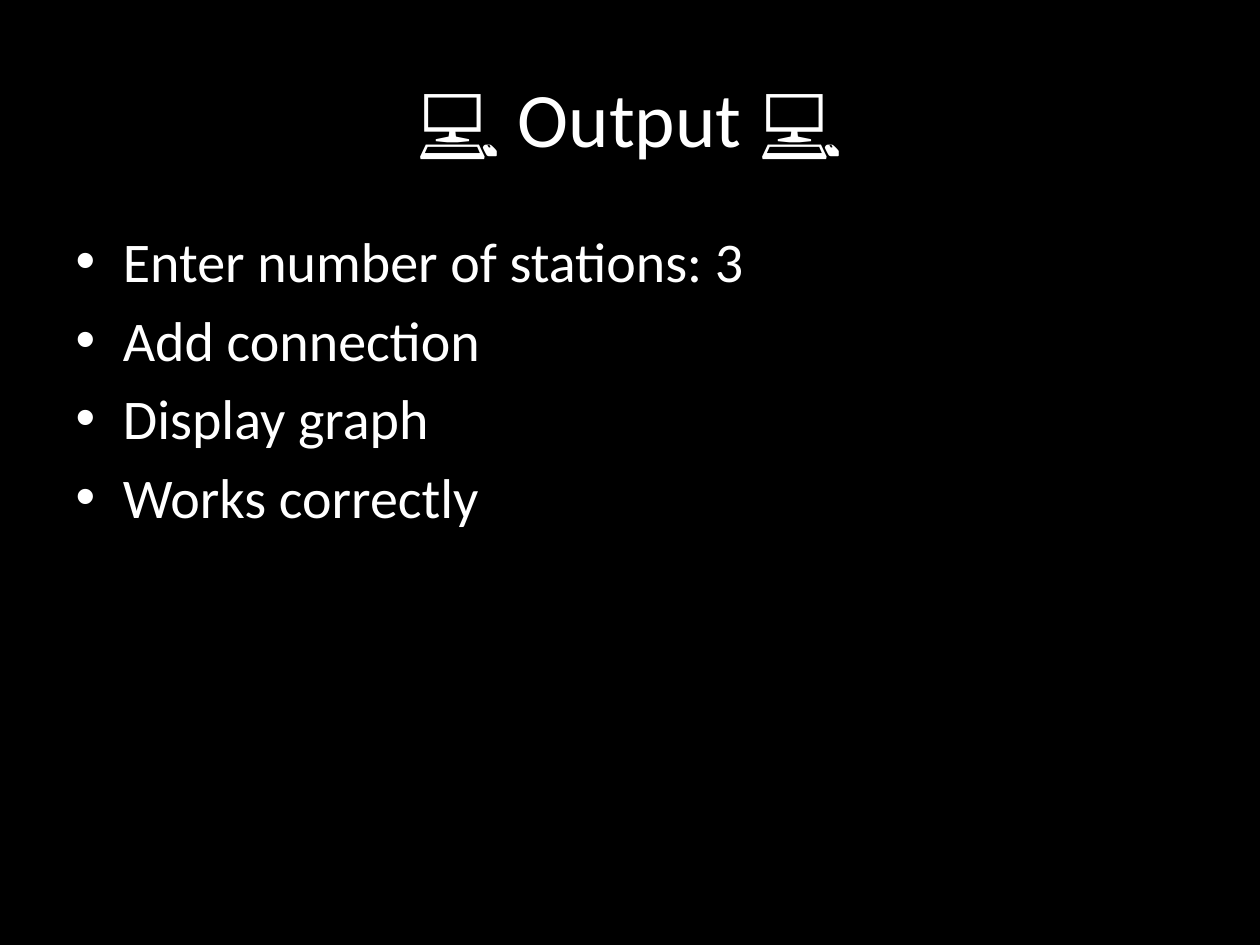
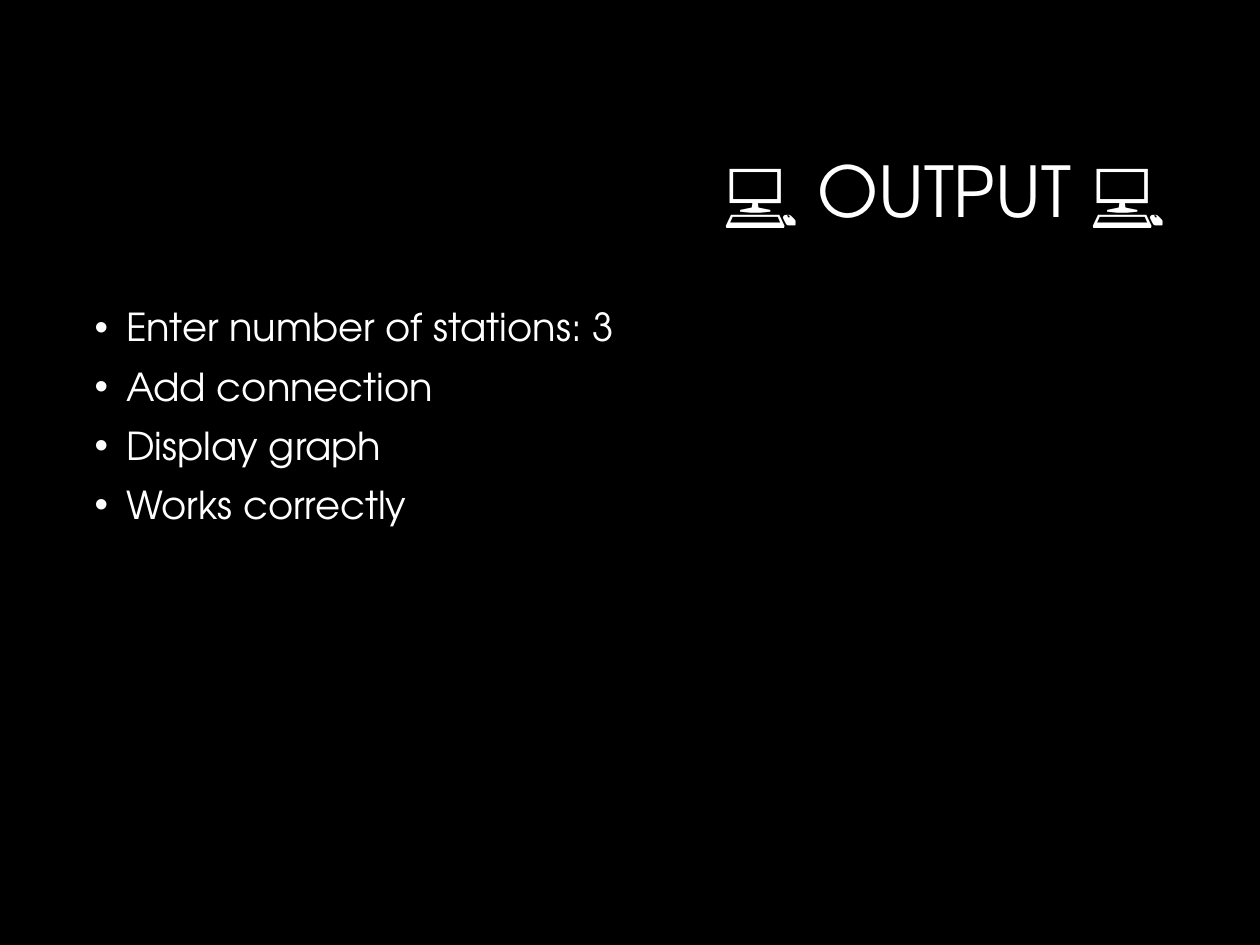
Before and after one commit to hemal-vasili/City-Transport-Manageent, a slide deck: slide 7 of ppt/ppt.pptx. Drawn at 1260x945 pixels with LibreOffice and Linux fonts; fonts in the diff are those of the drawing; background and template pictures are left out. Boxes give left, top, right and bottom in pixels: in the first picture for what was removed or moved away, otherwise in the second. Text is boxed around its words. In the diff, an @@ line names an element or a change of style, - is before the commit and + after.

```diff
--- a/ppt/ppt.pptx
+++ b/ppt/ppt.pptx
@@ title at box(818, 164, 1071, 218): text changed; size 44 to 40 pt; font Calibri to TeX Gyre Adventor @@
-💻 Output 💻
+💻 OUTPUT 💻
@@ text "Enter number of stations: 3": place and size @@
-text "Enter number of stations: 3" at box(123, 243, 743, 527)
+text "Enter number of stations: 3" at box(126, 312, 613, 527)
@@ text "Enter number of stations: 3" at box(126, 312, 613, 527): size 32 to 22 pt, font Calibri to TeX Gyre Adventor; indent changed; line spacing 1 to 0.9; more space between paragraphs @@
```
Also in this commit, not shown: 7 other slides changed.
